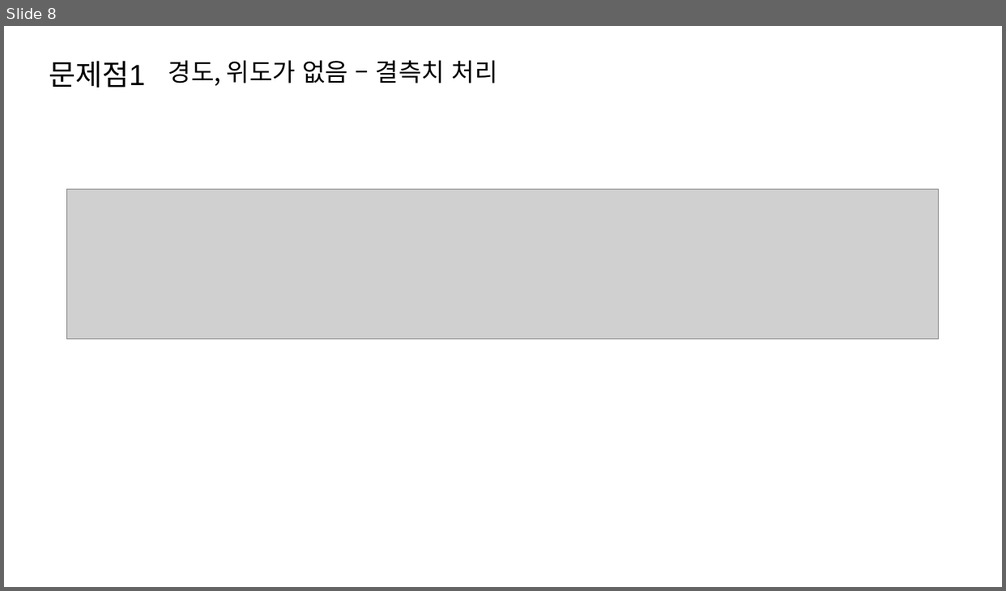
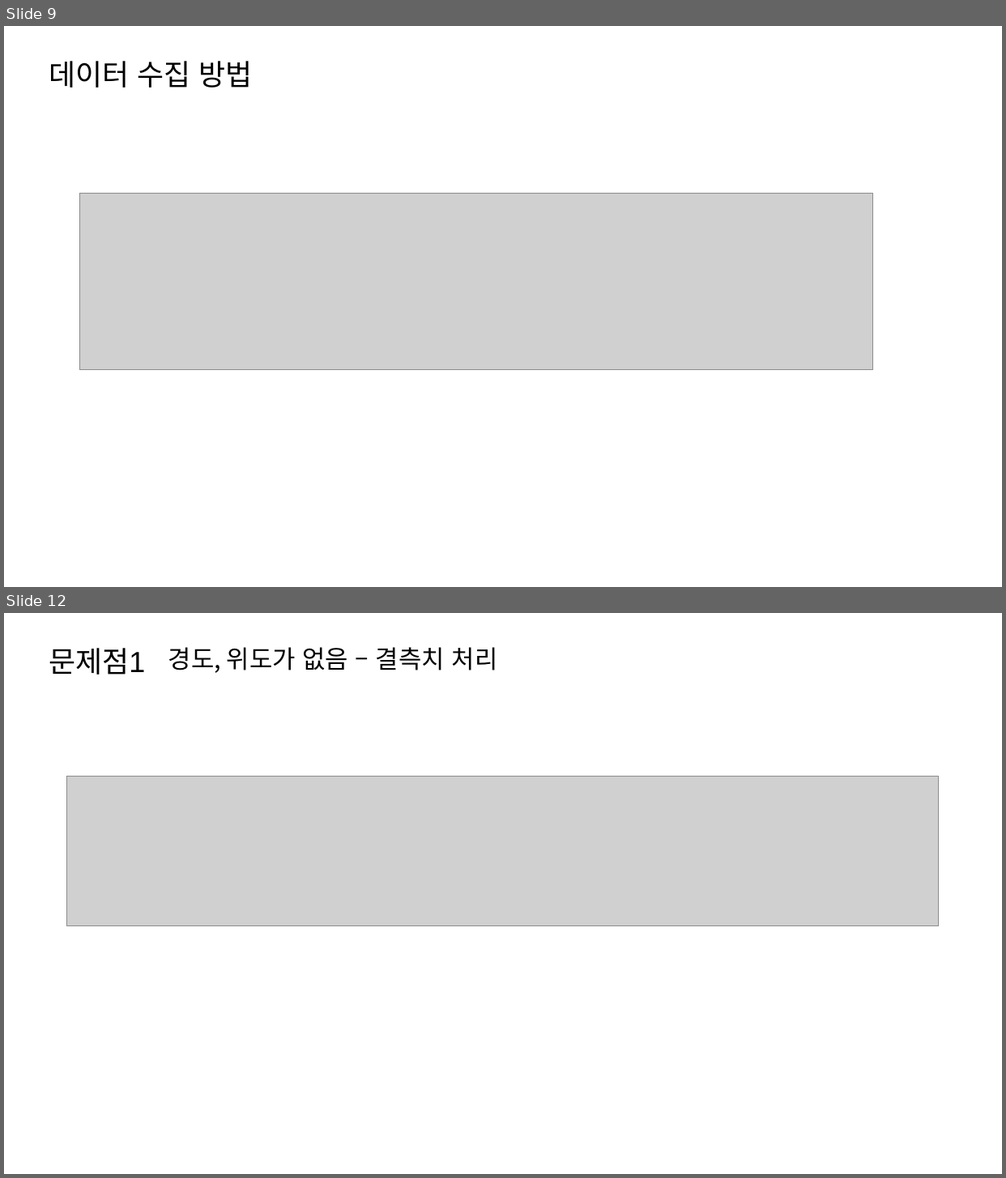
Before and after one commit to dev-hw/SeSAC-live_map, a slide deck: 230810.pptx. Shown one above the other, each under a label of ours: slide 8 before the commit, slides 9 and 12 after it; the slides between them are not shown. The pictures are 1006x591 and 1006x1178 pixels, drawn with LibreOffice and Linux fonts; fonts in the diff are those of the drawing; grey boxes stand for pictures. Boxes give left, top, right and bottom in pixels: in the first picture for what was removed or moved away, otherwise in the second. Text is boxed around its words. In the diff, an @@ line names an element or a change of style, - is before the commit and + after.

```diff
--- a/230810.pptx
+++ b/230810.pptx
@@ slide 9 added at (x1=4, y1=26, x2=1002, y2=587), background #FFFFFF @@
@@ text added at (x1=49, y1=61, x2=252, y2=88), 28 pt, text #000000 @@
+데이터 수집 방법
@@ picture added at (x1=79, y1=194, x2=873, y2=369) @@
@@ what was slide 8 is now slide 12 @@
```
Also in this commit, not shown: 6 slides changed, 7 other slides added, 1 slide removed.
